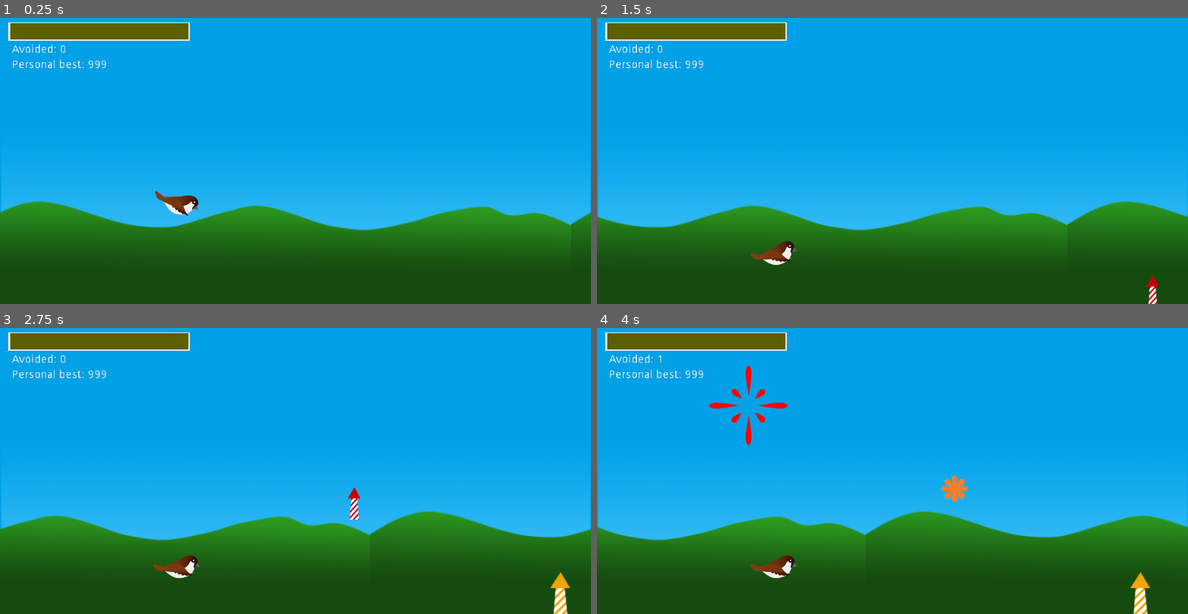
Above: before the commit, frames 1-4 (two rows, left to right).
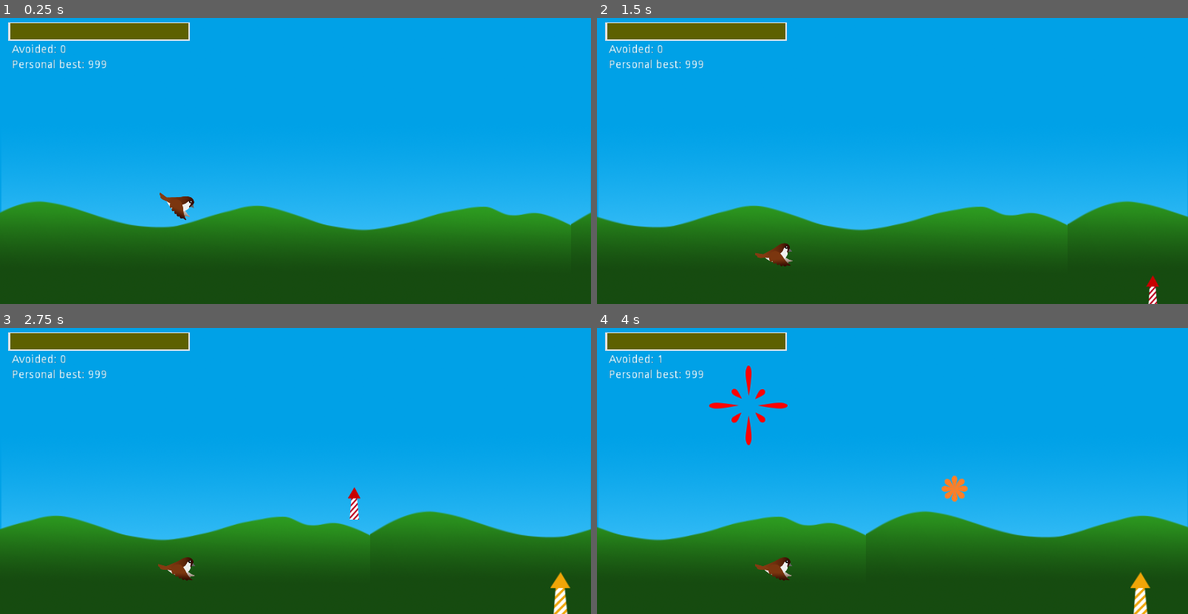
Above: after the commit, the same moments.

Repository: cuadrakev/Mint-Griffon-Game
Game: Godot game, scene res://scenes/Game.tscn
Same seed, same stepped clock (60 frames per second), same inputs: the game is played once before the commit and once after it.
Inputs (mouse positions are in pixels of both pictures, inside the frame that each line leads up to):
- Up to frame 1 (0.25 s): no input
- Up to frame 2 (1.5 s): move the mouse to (1022, 146) at 0.52 s; click (1022, 146) at 0.67 s; move the mouse to (774, 175) at 1.27 s; click (774, 175) at 1.42 s
- Up to frame 3 (2.75 s): move the mouse to (354, 408) at 2.02 s; click (354, 408) at 2.17 s
- Up to frame 4 (4 s): move the mouse to (862, 528) at 2.77 s; click (862, 528) at 2.92 s; move the mouse to (1069, 513) at 3.52 s; click (1069, 513) at 3.67 s

The runs differ from the first frame. In frame 1, 0.2% of the frame differs, in the area x 26-34%, y 60-71%; in frame 2, 0.2%; in frame 3, 0.2%; in frame 4, 0.2%.

Commit message:
Added pigeon in BirdSprite

Diff:
--- a/objects/BirdPlayer.tscn
+++ b/objects/BirdPlayer.tscn
@@ -10,9 +10,10 @@
 script = ExtResource( 2 )
 
 [node name="BirdSprite" type="AnimatedSprite" parent="."]
+scale = Vector2( 0.8, 0.8 )
 frames = ExtResource( 1 )
 animation = "sparrow"
-frame = 5
+frame = 7
 playing = true
 
 [node name="CollisionShape2D" type="CollisionShape2D" parent="."]
--- a/scenes/BirdSprites.tres
+++ b/scenes/BirdSprites.tres
@@ -12,16 +12,29 @@
 [ext_resource path="res://sprites/birds/sparrow/sparrow_8.png" type="Texture" id=10]
 [ext_resource path="res://sprites/birds/sparrow/sparrow_3.png" type="Texture" id=11]
 [ext_resource path="res://sprites/birds/sparrow/sparrow_2.png" type="Texture" id=12]
+[ext_resource path="res://sprites/birds/pigeon/pigeon_4.png" type="Texture" id=13]
+[ext_resource path="res://sprites/birds/pigeon/pigeon_6.png" type="Texture" id=14]
+[ext_resource path="res://sprites/birds/pigeon/pigeon_7.png" type="Texture" id=15]
+[ext_resource path="res://sprites/birds/pigeon/pigeon_8.png" type="Texture" id=16]
+[ext_resource path="res://sprites/birds/pigeon/pigeon_5.png" type="Texture" id=17]
+[ext_resource path="res://sprites/birds/pigeon/pigeon_2.png" type="Texture" id=18]
+[ext_resource path="res://sprites/birds/pigeon/pigeon_1.png" type="Texture" id=19]
+[ext_resource path="res://sprites/birds/pigeon/pigeon_3.png" type="Texture" id=20]
 
 [resource]
 animations = [ {
+"frames": [ ExtResource( 2 ), ExtResource( 12 ), ExtResource( 11 ), ExtResource( 1 ), ExtResource( 5 ), ExtResource( 3 ), ExtResource( 4 ), ExtResource( 10 ) ],
+"loop": true,
+"name": "sparrow",
+"speed": 15.0
+}, {
 "frames": [ ExtResource( 6 ), ExtResource( 7 ), ExtResource( 9 ), ExtResource( 8 ), ExtResource( 9 ), ExtResource( 7 ), ExtResource( 6 ) ],
 "loop": true,
 "name": "dove",
 "speed": 5.0
 }, {
-"frames": [ ExtResource( 2 ), ExtResource( 12 ), ExtResource( 11 ), ExtResource( 1 ), ExtResource( 5 ), ExtResource( 3 ), ExtResource( 4 ), ExtResource( 10 ) ],
+"frames": [ ExtResource( 19 ), ExtResource( 18 ), ExtResource( 20 ), ExtResource( 13 ), ExtResource( 17 ), ExtResource( 14 ), ExtResource( 15 ), ExtResource( 16 ) ],
 "loop": true,
-"name": "sparrow",
-"speed": 15.0
+"name": "pigeon",
+"speed": 8.0
 } ]
Not shown: 1 places in scenes/BirdSprites.tres that only renumber resources
Binary file added: sprites/birds/pigeon/pigeon_1.png
Not shown, added: sprites/birds/pigeon/pigeon_1.png.import
Binary file added: sprites/birds/pigeon/pigeon_2.png
Not shown, added: sprites/birds/pigeon/pigeon_2.png.import
Binary file added: sprites/birds/pigeon/pigeon_3.png
Not shown, added: sprites/birds/pigeon/pigeon_3.png.import
Binary file added: sprites/birds/pigeon/pigeon_4.png
Not shown, added: sprites/birds/pigeon/pigeon_4.png.import
Binary file added: sprites/birds/pigeon/pigeon_5.png
Not shown, added: sprites/birds/pigeon/pigeon_5.png.import
Binary file added: sprites/birds/pigeon/pigeon_6.png
(and 5 more such lines)
